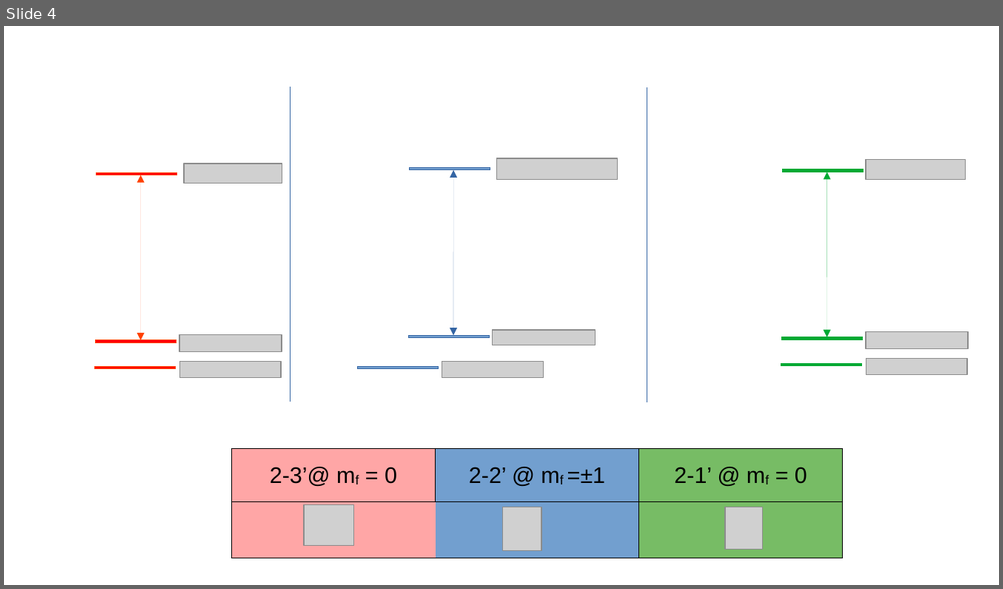
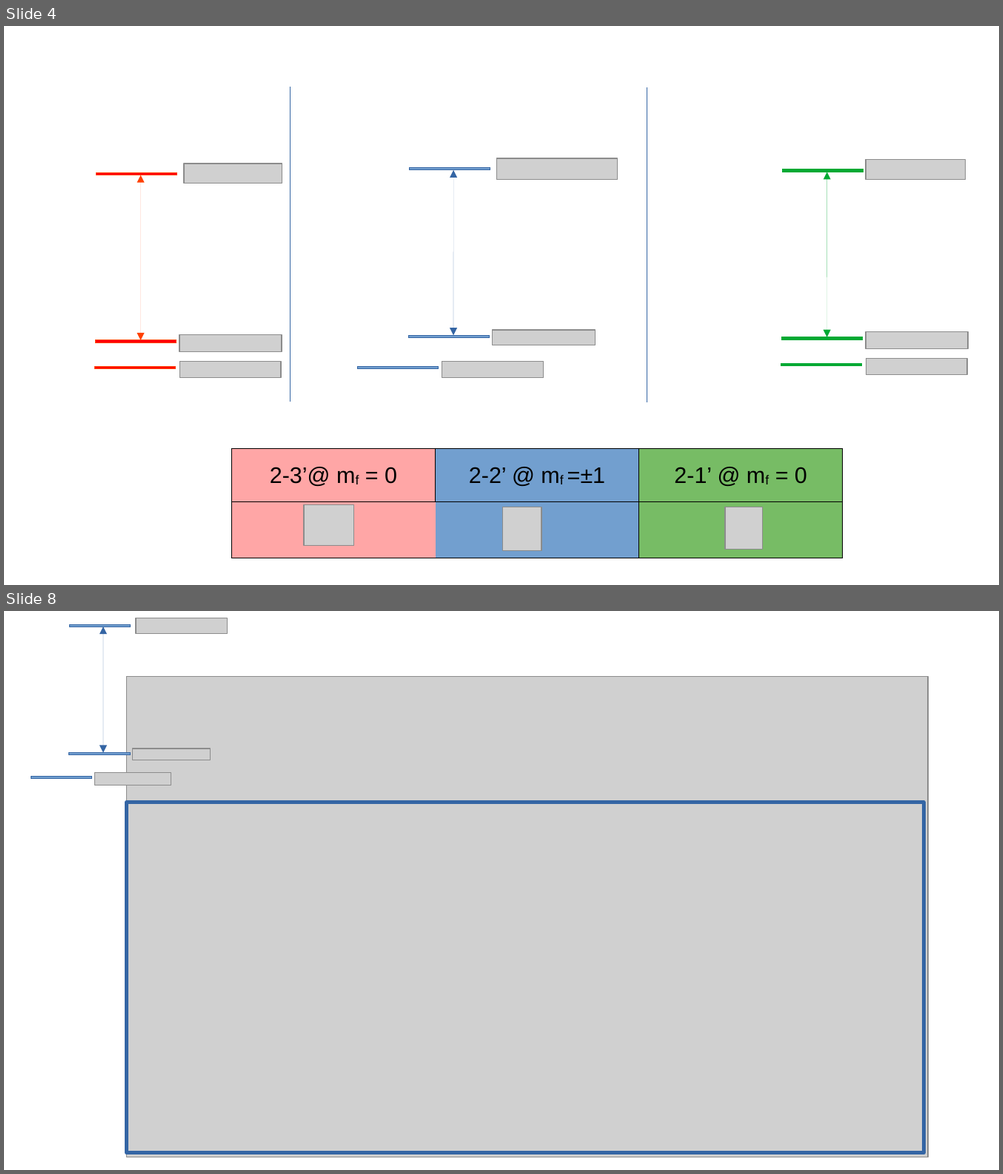
Before and after one commit to leart-zuka/Master_Thesis, a slide deck: presentations/lab_report_22_10_2025.odp. Shown one above the other, each under a label of ours: slide 4 before the commit, slides 4 and 8 after it; the slides between them are not shown. The pictures are 1003x589 and 1003x1174 pixels, drawn with LibreOffice and Linux fonts; fonts in the diff are those of the drawing; grey boxes stand for pictures. Boxes give left, top, right and bottom in pixels: in the first picture for what was removed or moved away, otherwise in the second. Text is boxed around its words. In the diff, an @@ line names an element or a change of style, - is before the commit and + after.

```diff
--- a/presentations/lab_report_22_10_2025.odp
+++ b/presentations/lab_report_22_10_2025.odp
@@ slide 8 added at [4, 611, 999, 1170], background #FFFFFF @@
@@ rectangle added at [70, 624, 131, 627], fill #729FCF, outline #3465A4 0 pt @@
@@ double arrow added from (103, 752) to (103, 627), #3465A4 0 pt @@
@@ picture added at [136, 618, 227, 635] @@
@@ picture added at [127, 676, 928, 1158] @@
@@ rectangle added at [69, 752, 131, 755], fill #729FCF, outline #3465A4 0 pt @@
@@ picture added at [132, 749, 210, 760] @@
@@ rectangle added at [31, 777, 93, 779], fill #729FCF, outline #3465A4 0 pt @@
@@ picture added at [94, 772, 171, 785] @@
@@ rectangle added at [127, 803, 924, 1153], outline #3465A4 2.89 pt @@
```
Also in this commit, not shown: 1 slide changed, 7 other slides added, 3 slides removed, 1 other file.
